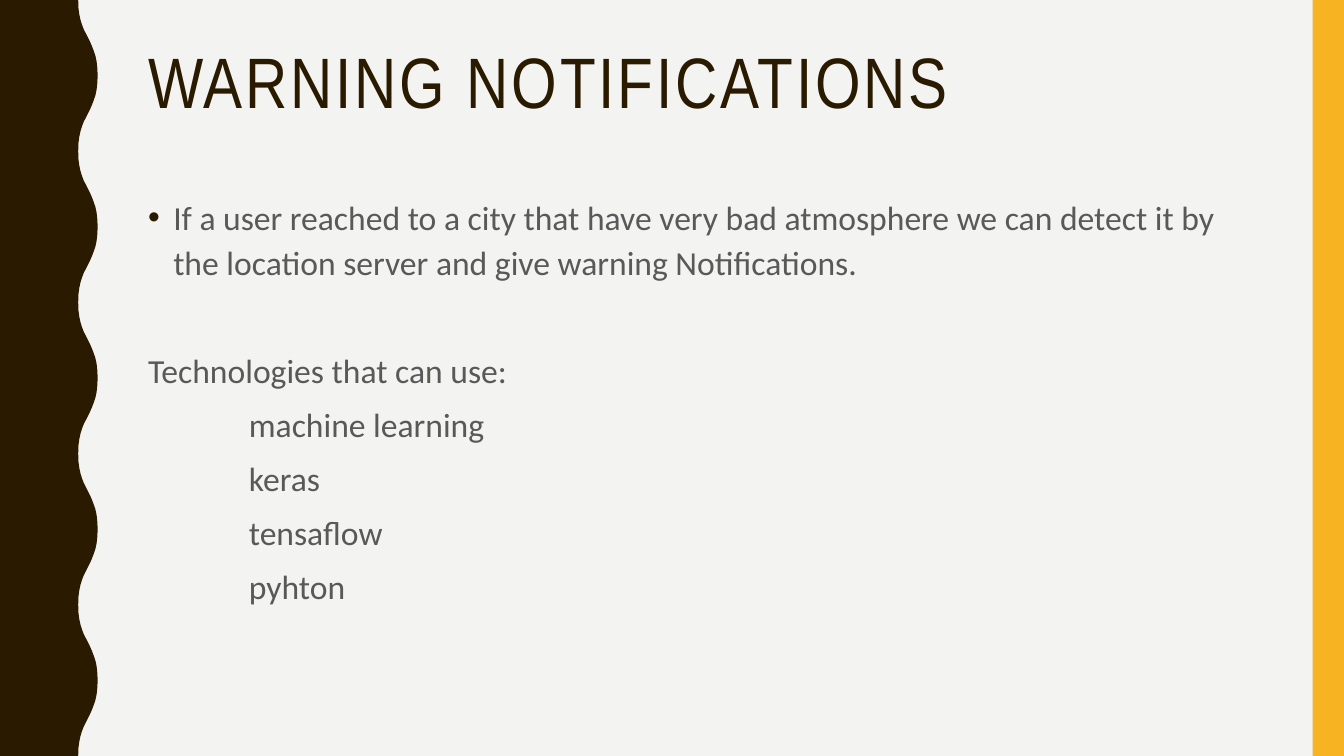
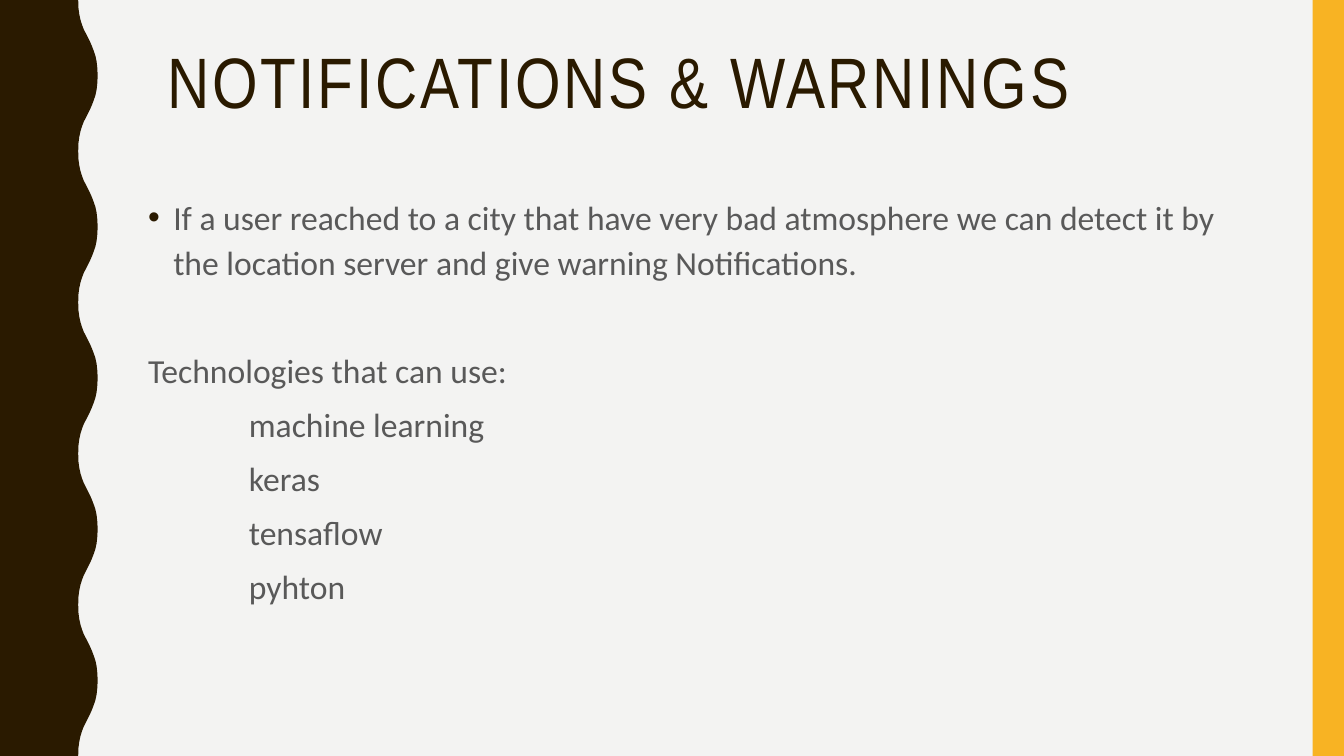
Before and after one commit to MichelleFdo/pre-hacktober-fest, a slide deck: slide 4 of shoot i smoke.pptx. Drawn at 1344x756 pixels with LibreOffice and Linux fonts; fonts in the diff are those of the drawing. Boxes give left, top, right and bottom in pixels: in the first picture for what was removed or moved away, otherwise in the second. Text is boxed around its words. In the diff, an @@ line names an element or a change of style, - is before the commit and + after.

```diff
--- a/shoot i smoke.pptx
+++ b/shoot i smoke.pptx
@@ title at (x1=167, y1=58, x2=1069, y2=109): text changed @@
-WARNING NOTIFICATIONS
+NOTIFICATIONS & WARNINGS
```
Also in this commit, not shown: 1 other slide changed.
